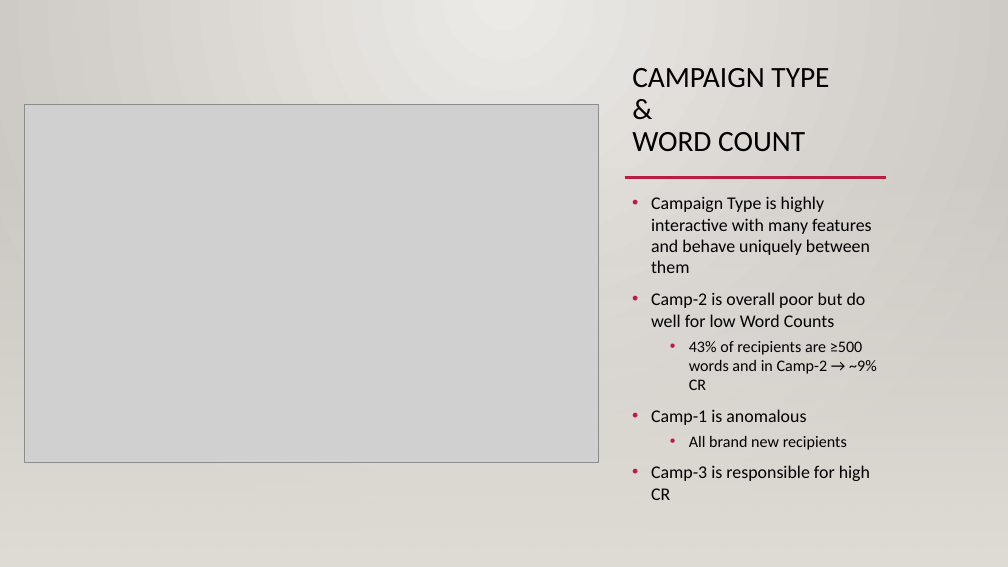
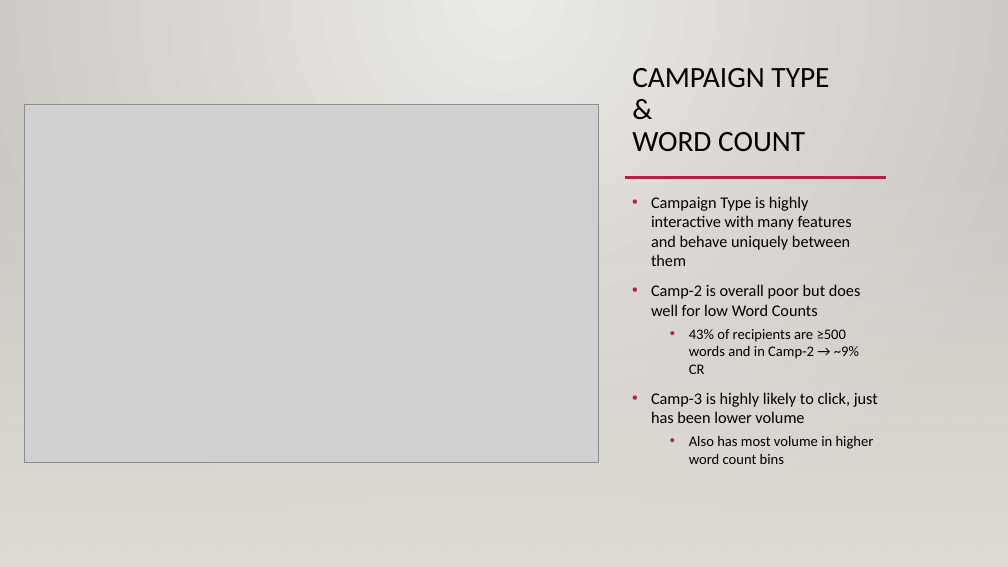
Before and after one commit to bgilliland/credible_takehome, a slide deck: slide 15 of docs/gilliland_credible_takehome.pptx. Drawn at 1008x567 pixels with LibreOffice and Linux fonts; fonts in the diff are those of the drawing; grey boxes stand for pictures; background and template pictures are left out. Boxes give left, top, right and bottom in pixels: in the first picture for what was removed or moved away, otherwise in the second. Text is boxed around its words. In the diff, an @@ line names an element or a change of style, - is before the commit and + after.

```diff
--- a/docs/gilliland_credible_takehome.pptx
+++ b/docs/gilliland_credible_takehome.pptx
@@ text at bbox=[651, 196, 859, 374]: size 17 to 15.5 pt in "Campaign Type is highly interactive with many ..."; size 15.3 to 13.9 pt in "43% of recipients are ≥500 words and ..." @@
@@ text at bbox=[651, 284, 861, 316]: text changed; size 17 to 15.5 pt @@
-• Camp-2 is overall poor but do well for low Word Counts
+• Camp-2 is overall poor but does well for low Word Counts
@@ text at bbox=[651, 392, 878, 464]: text changed; size 17 to 15.5 pt @@
-• Camp-1 is anomalous
-  • All brand new recipients
-• Camp-3 is responsible for high CR
+• Camp-3 is highly likely to click, just has been lower volume
+  • Also has most volume in higher word count bins
```
Also in this commit, not shown: 21 other slides changed, 2 slides added, 2 slides removed, 4 other files.
